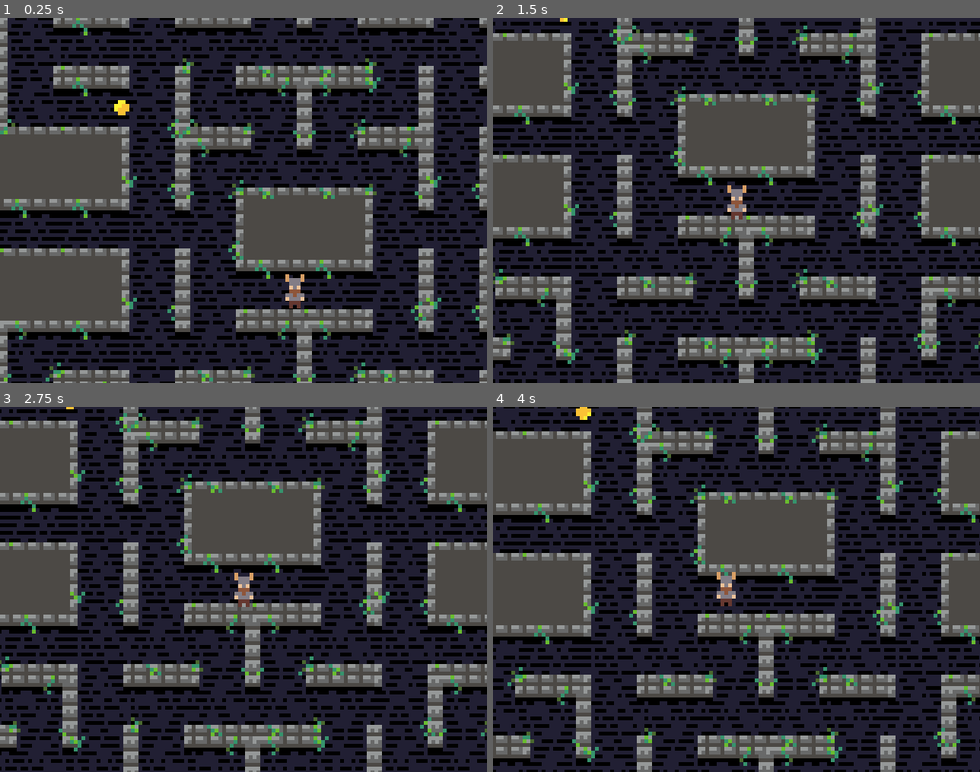
Above: before the commit, frames 1-4 (two rows, left to right).
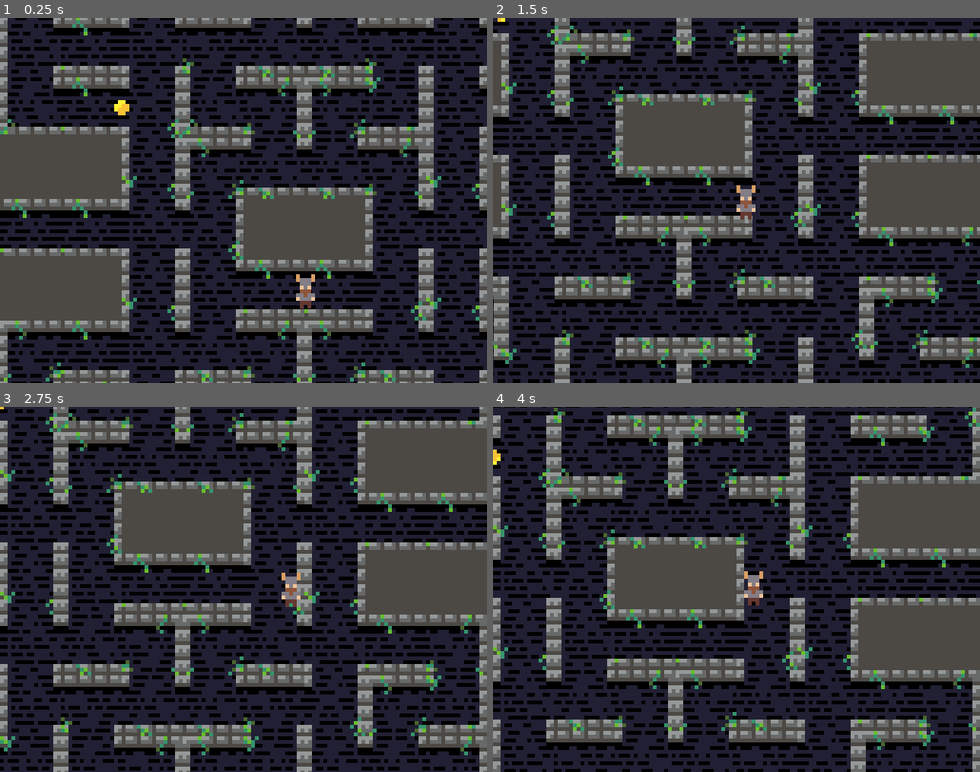
Above: after the commit, the same moments.

Repository: mattdibi/pac-viking
Game: Godot game, scene res://Main.tscn
Same seed, same stepped clock (60 frames per second), same inputs: the game is played once before the commit and once after it.
Inputs:
- Up to frame 1 (0.25 s): no input
- Up to frame 2 (1.5 s): hold Right (ui_right) 0.53-1.28 s; hold Down (ui_down) from 1.28 s (still down)
- Up to frame 3 (2.75 s): release Down (ui_down) at 2.03 s; hold Right (ui_right) from 2.03 s (still down)
- Up to frame 4 (4 s): release Right (ui_right) at 2.78 s; hold Up (ui_up) 2.78-3.53 s; hold Left (ui_left) from 3.53 s (still down)

The runs differ from the first frame. In frame 1, 0.4% of the frame differs, in the area x 58-65%, y 70-80%; in frame 2, 49%; in frame 3, 56%; in frame 4, 71%, in the area x 0-100%, y 0-100%.

Commit message:
Fixed tilemap collisions

Diff:
--- a/TileMap.tscn
+++ b/TileMap.tscn
@@ -6,42 +6,114 @@
 points = PoolVector2Array( 2, 16, 0, 16, 0, 0, 2, 0 )
 
 [sub_resource type="ConvexPolygonShape2D" id=2]
-points = PoolVector2Array( 16, 3, 2, 3, 2, 0, 16, 0 )
+points = PoolVector2Array( 16, 16, 14, 16, 14, 13, 16, 13 )
 
 [sub_resource type="ConvexPolygonShape2D" id=3]
-points = PoolVector2Array( 16, 3, 0, 3, 0, 0, 16, 0 )
+points = PoolVector2Array( 0, 0, 16, 0, 16, 2, 0, 2 )
 
 [sub_resource type="ConvexPolygonShape2D" id=4]
-points = PoolVector2Array( 0, 3, 3, 3, 3, 16, 0, 16 )
+points = PoolVector2Array( 16, 2, 0, 2, 0, 0, 16, 0 )
 
 [sub_resource type="ConvexPolygonShape2D" id=5]
-points = PoolVector2Array( 16, 16, 13, 16, 13, 13, 16, 13 )
+points = PoolVector2Array( 16, 16, 0, 16, 0, 13, 16, 13 )
 
 [sub_resource type="ConvexPolygonShape2D" id=6]
-points = PoolVector2Array( 3, 3, 0, 3, 0, 0, 3, 0 )
+points = PoolVector2Array( 16, 16, 14, 16, 14, 0, 16, 0 )
 
 [sub_resource type="ConvexPolygonShape2D" id=7]
-points = PoolVector2Array( 3, 16, 0, 16, 0, 13, 3, 13 )
+points = PoolVector2Array( 14, 16, 0, 16, 0, 13, 14, 13 )
 
 [sub_resource type="ConvexPolygonShape2D" id=8]
-points = PoolVector2Array( 16, 3, 13, 3, 13, 0, 16, 0 )
+points = PoolVector2Array( 2, 2, 0, 2, 0, 0, 2, 0 )
 
 [sub_resource type="ConvexPolygonShape2D" id=9]
-points = PoolVector2Array( 16, 16, 13, 16, 13, 13, 16, 13 )
+points = PoolVector2Array( 2, 16, 0, 16, 0, 0, 2, 0 )
 
 [sub_resource type="ConvexPolygonShape2D" id=10]
-points = PoolVector2Array( 16, 3, 0, 3, 0, 0, 16, 0 )
+points = PoolVector2Array( 16, 2, 14, 2, 14, 0, 16, 0 )
 
 [sub_resource type="ConvexPolygonShape2D" id=11]
-points = PoolVector2Array( 3, 16, 0, 16, 0, 13, 3, 13 )
+points = PoolVector2Array( 16, 16, 14, 16, 14, 13, 16, 13 )
+
+[sub_resource type="ConvexPolygonShape2D" id=24]
+points = PoolVector2Array( 2, 2, 0, 2, 0, 0, 2, 0 )
+
+[sub_resource type="ConvexPolygonShape2D" id=25]
+points = PoolVector2Array( 2, 16, 0, 16, 0, 13, 2, 13 )
+
+[sub_resource type="ConvexPolygonShape2D" id=26]
+points = PoolVector2Array( 16, 16, 14, 16, 14, 0, 16, 0 )
+
+[sub_resource type="ConvexPolygonShape2D" id=27]
+points = PoolVector2Array( 2, 2, 0, 2, 0, 0, 2, 0 )
+
+[sub_resource type="ConvexPolygonShape2D" id=28]
+points = PoolVector2Array( 16, 2, 14, 2, 14, 0, 16, 0 )
+
+[sub_resource type="ConvexPolygonShape2D" id=29]
+points = PoolVector2Array( 2, 16, 0, 16, 0, 13, 2, 13 )
+
+[sub_resource type="ConvexPolygonShape2D" id=30]
+points = PoolVector2Array( 16, 16, 14, 16, 14, 13, 16, 13 )
 
 [sub_resource type="ConvexPolygonShape2D" id=12]
-points = PoolVector2Array( 16, 16, 13, 16, 13, 13, 16, 13 )
+points = PoolVector2Array( 16, 2, 0, 2, 0, 0, 16, 0 )
 
 [sub_resource type="ConvexPolygonShape2D" id=13]
+points = PoolVector2Array( 16, 16, 0, 16, 0, 13, 16, 13 )
+
+[sub_resource type="ConvexPolygonShape2D" id=14]
+points = PoolVector2Array( 16, 2, 0, 2, 0, 0, 16, 0 )
+
+[sub_resource type="ConvexPolygonShape2D" id=15]
+points = PoolVector2Array( 2, 16, 0, 16, 0, 13, 2, 13 )
+
+[sub_resource type="ConvexPolygonShape2D" id=16]
+points = PoolVector2Array( 16, 16, 14, 16, 14, 2, 16, 2 )
+
+[sub_resource type="ConvexPolygonShape2D" id=17]
+points = PoolVector2Array( 2, 16, 0, 16, 0, 0, 2, 0 )
+
+[sub_resource type="ConvexPolygonShape2D" id=18]
+points = PoolVector2Array( 16, 16, 14, 16, 14, 0, 16, 0 )
+
+[sub_resource type="ConvexPolygonShape2D" id=19]
 points = PoolVector2Array( 16, 16, 0, 16, 0, 0, 16, 0 )
 
-[sub_resource type="TileSet" id=14]
+[sub_resource type="ConvexPolygonShape2D" id=31]
+points = PoolVector2Array( 2, 16, 0, 16, 0, 0, 2, 0 )
+
+[sub_resource type="ConvexPolygonShape2D" id=32]
+points = PoolVector2Array( 16, 16, 14, 16, 14, 0, 16, 0 )
+
+[sub_resource type="ConvexPolygonShape2D" id=33]
+points = PoolVector2Array( 2, 2, 0, 2, 0, 0, 2, 0 )
+
+[sub_resource type="ConvexPolygonShape2D" id=34]
+points = PoolVector2Array( 16, 2, 14, 2, 14, 0, 16, 0 )
+
+[sub_resource type="ConvexPolygonShape2D" id=35]
+points = PoolVector2Array( 16, 16, 0, 16, 0, 13, 16, 13 )
+
+[sub_resource type="ConvexPolygonShape2D" id=36]
+points = PoolVector2Array( 16, 2, 0, 2, 0, 0, 16, 0 )
+
+[sub_resource type="ConvexPolygonShape2D" id=37]
+points = PoolVector2Array( 2, 16, 0, 16, 0, 13, 2, 13 )
+
+[sub_resource type="ConvexPolygonShape2D" id=38]
+points = PoolVector2Array( 16, 16, 14, 16, 14, 13, 16, 13 )
+
+[sub_resource type="ConvexPolygonShape2D" id=20]
+points = PoolVector2Array( 2, 16, 0, 16, 0, 0, 2, 0 )
+
+[sub_resource type="ConvexPolygonShape2D" id=21]
+points = PoolVector2Array( 16, 16, 2, 16, 2, 13, 16, 13 )
+
+[sub_resource type="ConvexPolygonShape2D" id=22]
+points = PoolVector2Array( 16, 2, 14, 2, 14, 0, 16, 0 )
+
+[sub_resource type="TileSet" id=23]
 1/name = "VikingTileset.png 1"
 1/texture = ExtResource( 1 )
 1/tex_offset = Vector2( 0, 0 )
@@ -67,6 +139,12 @@
 "one_way_margin": 1.0,
 "shape": SubResource( 2 ),
 "shape_transform": Transform2D( 1, 0, 0, 1, 0, 0 )
+}, {
+"autotile_coord": Vector2( 0, 0 ),
+"one_way": false,
+"one_way_margin": 1.0,
+"shape": SubResource( 3 ),
+"shape_transform": Transform2D( 1, 0, 0, 1, 0, 0 )
 } ]
 1/z_index = 0
 2/name = "VikingTileset.png 2"
@@ -79,26 +157,20 @@
 2/navigation_offset = Vector2( 0, 0 )
 2/shape_offset = Vector2( 0, 0 )
 2/shape_transform = Transform2D( 1, 0, 0, 1, 0, 0 )
-2/shape = SubResource( 3 )
+2/shape = SubResource( 12 )
 2/shape_one_way = false
 2/shape_one_way_margin = 1.0
 2/shapes = [ {
 "autotile_coord": Vector2( 0, 0 ),
 "one_way": false,
 "one_way_margin": 1.0,
-"shape": SubResource( 3 ),
-"shape_transform": Transform2D( 1, 0, 0, 1, 0, 0 )
-}, {
-"autotile_coord": Vector2( 0, 0 ),
-"one_way": false,
-"one_way_margin": 1.0,
-"shape": SubResource( 4 ),
-"shape_transform": Transform2D( 1, 0, 0, 1, 0, 0 )
-}, {
-"autotile_coord": Vector2( 0, 0 ),
-"one_way": false,
-"one_way_margin": 1.0,
-"shape": SubResource( 5 ),
+"shape": SubResource( 12 ),
+"shape_transform": Transform2D( 1, 0, 0, 1, 0, 0 )
+}, {
+"autotile_coord": Vector2( 0, 0 ),
+"one_way": false,
+"one_way_margin": 1.0,
+"shape": SubResource( 13 ),
 "shape_transform": Transform2D( 1, 0, 0, 1, 0, 0 )
 } ]
 2/z_index = 0
@@ -112,32 +184,26 @@
 3/navigation_offset = Vector2( 0, 0 )
 3/shape_offset = Vector2( 0, 0 )
 3/shape_transform = Transform2D( 1, 0, 0, 1, 0, 0 )
-3/shape = SubResource( 6 )
+3/shape = SubResource( 14 )
 3/shape_one_way = false
 3/shape_one_way_margin = 1.0
 3/shapes = [ {
 "autotile_coord": Vector2( 0, 0 ),
 "one_way": false,
 "one_way_margin": 1.0,
-"shape": SubResource( 6 ),
-"shape_transform": Transform2D( 1, 0, 0, 1, 0, 0 )
-}, {
-"autotile_coord": Vector2( 0, 0 ),
-"one_way": false,
-"one_way_margin": 1.0,
-"shape": SubResource( 7 ),
-"shape_transform": Transform2D( 1, 0, 0, 1, 0, 0 )
-}, {
-"autotile_coord": Vector2( 0, 0 ),
-"one_way": false,
-"one_way_margin": 1.0,
-"shape": SubResource( 8 ),
-"shape_transform": Transform2D( 1, 0, 0, 1, 0, 0 )
-}, {
-"autotile_coord": Vector2( 0, 0 ),
-"one_way": false,
-"one_way_margin": 1.0,
-"shape": SubResource( 9 ),
+"shape": SubResource( 14 ),
+"shape_transform": Transform2D( 1, 0, 0, 1, 0, 0 )
+}, {
+"autotile_coord": Vector2( 0, 0 ),
+"one_way": false,
+"one_way_margin": 1.0,
+"shape": SubResource( 15 ),
+"shape_transform": Transform2D( 1, 0, 0, 1, 0, 0 )
+}, {
+"autotile_coord": Vector2( 0, 0 ),
+"one_way": false,
+"one_way_margin": 1.0,
+"shape": SubResource( 16 ),
 "shape_transform": Transform2D( 1, 0, 0, 1, 0, 0 )
 } ]
 3/z_index = 0
@@ -151,26 +217,20 @@
 4/navigation_offset = Vector2( 0, 0 )
 4/shape_offset = Vector2( 0, 0 )
 4/shape_transform = Transform2D( 1, 0, 0, 1, 0, 0 )
-4/shape = SubResource( 10 )
+4/shape = SubResource( 17 )
 4/shape_one_way = false
 4/shape_one_way_margin = 1.0
 4/shapes = [ {
 "autotile_coord": Vector2( 0, 0 ),
 "one_way": false,
 "one_way_margin": 1.0,
-"shape": SubResource( 10 ),
-"shape_transform": Transform2D( 1, 0, 0, 1, 0, 0 )
-}, {
-"autotile_coord": Vector2( 0, 0 ),
-"one_way": false,
-"one_way_margin": 1.0,
-"shape": SubResource( 11 ),
-"shape_transform": Transform2D( 1, 0, 0, 1, 0, 0 )
-}, {
-"autotile_coord": Vector2( 0, 0 ),
-"one_way": false,
-"one_way_margin": 1.0,
-"shape": SubResource( 12 ),
+"shape": SubResource( 17 ),
+"shape_transform": Transform2D( 1, 0, 0, 1, 0, 0 )
+}, {
+"autotile_coord": Vector2( 0, 0 ),
+"one_way": false,
+"one_way_margin": 1.0,
+"shape": SubResource( 18 ),
 "shape_transform": Transform2D( 1, 0, 0, 1, 0, 0 )
 } ]
 4/z_index = 0
@@ -205,9 +265,22 @@
 6/navigation_offset = Vector2( 0, 0 )
 6/shape_offset = Vector2( 0, 0 )
 6/shape_transform = Transform2D( 1, 0, 0, 1, 0, 0 )
+6/shape = SubResource( 31 )
 6/shape_one_way = false
-6/shape_one_way_margin = 0.0
-6/shapes = [  ]
+6/shape_one_way_margin = 1.0
+6/shapes = [ {
+"autotile_coord": Vector2( 0, 0 ),
+"one_way": false,
+"one_way_margin": 1.0,
+"shape": SubResource( 31 ),
+"shape_transform": Transform2D( 1, 0, 0, 1, 0, 0 )
+}, {
+"autotile_coord": Vector2( 0, 0 ),
+"one_way": false,
+"one_way_margin": 1.0,
+"shape": SubResource( 32 ),
+"shape_transform": Transform2D( 1, 0, 0, 1, 0, 0 )
+} ]
 6/z_index = 0
 7/name = "VikingTileset.png 7"
 7/texture = ExtResource( 1 )
@@ -219,9 +292,28 @@
 7/navigation_offset = Vector2( 0, 0 )
 7/shape_offset = Vector2( 0, 0 )
 7/shape_transform = Transform2D( 1, 0, 0, 1, 0, 0 )
+7/shape = SubResource( 33 )
 7/shape_one_way = false
-7/shape_one_way_margin = 0.0
-7/shapes = [  ]
+7/shape_one_way_margin = 1.0
+7/shapes = [ {
+"autotile_coord": Vector2( 0, 0 ),
+"one_way": false,
+"one_way_margin": 1.0,
+"shape": SubResource( 33 ),
+"shape_transform": Transform2D( 1, 0, 0, 1, 0, 0 )
+}, {
+"autotile_coord": Vector2( 0, 0 ),
+"one_way": false,
+"one_way_margin": 1.0,
+"shape": SubResource( 34 ),
+"shape_transform": Transform2D( 1, 0, 0, 1, 0, 0 )
+}, {
+"autotile_coord": Vector2( 0, 0 ),
+"one_way": false,
+"one_way_margin": 1.0,
+"shape": SubResource( 35 ),
+"shape_transform": Transform2D( 1, 0, 0, 1, 0, 0 )
+} ]
 7/z_index = 0
 8/name = "VikingTileset.png 8"
 8/texture = ExtResource( 1 )
@@ -233,9 +325,28 @@
 8/navigation_offset = Vector2( 0, 0 )
 8/shape_offset = Vector2( 0, 0 )
 8/shape_transform = Transform2D( 1, 0, 0, 1, 0, 0 )
+8/shape = SubResource( 36 )
 8/shape_one_way = false
-8/shape_one_way_margin = 0.0
-8/shapes = [  ]
+8/shape_one_way_margin = 1.0
+8/shapes = [ {
+"autotile_coord": Vector2( 0, 0 ),
+"one_way": false,
+"one_way_margin": 1.0,
+"shape": SubResource( 36 ),
+"shape_transform": Transform2D( 1, 0, 0, 1, 0, 0 )
+}, {
+"autotile_coord": Vector2( 0, 0 ),
+"one_way": false,
+"one_way_margin": 1.0,
+"shape": SubResource( 37 ),
+"shape_transform": Transform2D( 1, 0, 0, 1, 0, 0 )
+}, {
+"autotile_coord": Vector2( 0, 0 ),
+"one_way": false,
+"one_way_margin": 1.0,
+"shape": SubResource( 38 ),
+"shape_transform": Transform2D( 1, 0, 0, 1, 0, 0 )
+} ]
 8/z_index = 0
 9/name = "VikingTileset.png 9"
 9/texture = ExtResource( 1 )
@@ -247,9 +358,28 @@
 9/navigation_offset = Vector2( 0, 0 )
 9/shape_offset = Vector2( 0, 0 )
 9/shape_transform = Transform2D( 1, 0, 0, 1, 0, 0 )
+9/shape = SubResource( 20 )
 9/shape_one_way = false
-9/shape_one_way_margin = 0.0
-9/shapes = [  ]
+9/shape_one_way_margin = 1.0
+9/shapes = [ {
+"autotile_coord": Vector2( 0, 0 ),
+"one_way": false,
+"one_way_margin": 1.0,
+"shape": SubResource( 20 ),
+"shape_transform": Transform2D( 1, 0, 0, 1, 0, 0 )
+}, {
+"autotile_coord": Vector2( 0, 0 ),
+"one_way": false,
+"one_way_margin": 1.0,
+"shape": SubResource( 21 ),
+"shape_transform": Transform2D( 1, 0, 0, 1, 0, 0 )
+}, {
+"autotile_coord": Vector2( 0, 0 ),
+"one_way": false,
+"one_way_margin": 1.0,
+"shape": SubResource( 22 ),
+"shape_transform": Transform2D( 1, 0, 0, 1, 0, 0 )
+} ]
 9/z_index = 0
 10/name = "VikingTileset.png 10"
 10/texture = ExtResource( 1 )
@@ -261,9 +391,22 @@
 10/navigation_offset = Vector2( 0, 0 )
 10/shape_offset = Vector2( 0, 0 )
 10/shape_transform = Transform2D( 1, 0, 0, 1, 0, 0 )
+10/shape = SubResource( 4 )
 10/shape_one_way = false
-10/shape_one_way_margin = 0.0
-10/shapes = [  ]
+10/shape_one_way_margin = 1.0
+10/shapes = [ {
+"autotile_coord": Vector2( 0, 0 ),
+"one_way": false,
+"one_way_margin": 1.0,
+"shape": SubResource( 4 ),
+"shape_transform": Transform2D( 1, 0, 0, 1, 0, 0 )
+}, {
+"autotile_coord": Vector2( 0, 0 ),
+"one_way": false,
+"one_way_margin": 1.0,
+"shape": SubResource( 5 ),
+"shape_transform": Transform2D( 1, 0, 0, 1, 0, 0 )
+} ]
 10/z_index = 0
 11/name = "VikingTileset.png 11"
 11/texture = ExtResource( 1 )
@@ -275,9 +418,28 @@
 11/navigation_offset = Vector2( 0, 0 )
 11/shape_offset = Vector2( 0, 0 )
 11/shape_transform = Transform2D( 1, 0, 0, 1, 0, 0 )
+11/shape = SubResource( 6 )
 11/shape_one_way = false
-11/shape_one_way_margin = 0.0
-11/shapes = [  ]
+11/shape_one_way_margin = 1.0
+11/shapes = [ {
+"autotile_coord": Vector2( 0, 0 ),
+"one_way": false,
+"one_way_margin": 1.0,
+"shape": SubResource( 6 ),
+"shape_transform": Transform2D( 1, 0, 0, 1, 0, 0 )
+}, {
+"autotile_coord": Vector2( 0, 0 ),
+"one_way": false,
+"one_way_margin": 1.0,
+"shape": SubResource( 7 ),
+"shape_transform": Transform2D( 1, 0, 0, 1, 0, 0 )
+}, {
+"autotile_coord": Vector2( 0, 0 ),
+"one_way": false,
+"one_way_margin": 1.0,
+"shape": SubResource( 8 ),
+"shape_transform": Transform2D( 1, 0, 0, 1, 0, 0 )
+} ]
 11/z_index = 0
 12/name = "VikingTileset.png 12"
 12/texture = ExtResource( 1 )
@@ -289,9 +451,28 @@
 12/navigation_offset = Vector2( 0, 0 )
 12/shape_offset = Vector2( 0, 0 )
 12/shape_transform = Transform2D( 1, 0, 0, 1, 0, 0 )
+12/shape = SubResource( 9 )
 12/shape_one_way = false
-12/shape_one_way_margin = 0.0
-12/shapes = [  ]
+12/shape_one_way_margin = 1.0
+12/shapes = [ {
+"autotile_coord": Vector2( 0, 0 ),
+"one_way": false,
+"one_way_margin": 1.0,
+"shape": SubResource( 9 ),
+"shape_transform": Transform2D( 1, 0, 0, 1, 0, 0 )
+}, {
+"autotile_coord": Vector2( 0, 0 ),
+"one_way": false,
+"one_way_margin": 1.0,
+"shape": SubResource( 10 ),
+"shape_transform": Transform2D( 1, 0, 0, 1, 0, 0 )
+}, {
+"autotile_coord": Vector2( 0, 0 ),
+"one_way": false,
+"one_way_margin": 1.0,
+"shape": SubResource( 11 ),
+"shape_transform": Transform2D( 1, 0, 0, 1, 0, 0 )
+} ]
 12/z_index = 0
 13/name = "VikingTileset.png 13"
 13/texture = ExtResource( 1 )
@@ -303,9 +484,28 @@
 13/navigation_offset = Vector2( 0, 0 )
 13/shape_offset = Vector2( 0, 0 )
 13/shape_transform = Transform2D( 1, 0, 0, 1, 0, 0 )
+13/shape = SubResource( 24 )
 13/shape_one_way = false
-13/shape_one_way_margin = 0.0
-13/shapes = [  ]
+13/shape_one_way_margin = 1.0
+13/shapes = [ {
+"autotile_coord": Vector2( 0, 0 ),
+"one_way": false,
+"one_way_margin": 1.0,
+"shape": SubResource( 24 ),
+"shape_transform": Transform2D( 1, 0, 0, 1, 0, 0 )
+}, {
+"autotile_coord": Vector2( 0, 0 ),
+"one_way": false,
+"one_way_margin": 1.0,
+"shape": SubResource( 25 ),
+"shape_transform": Transform2D( 1, 0, 0, 1, 0, 0 )
+}, {
+"autotile_coord": Vector2( 0, 0 ),
+"one_way": false,
+"one_way_margin": 1.0,
+"shape": SubResource( 26 ),
+"shape_transform": Transform2D( 1, 0, 0, 1, 0, 0 )
+} ]
 13/z_index = 0
 14/name = "VikingTileset.png 14"
 14/texture = ExtResource( 1 )
@@ -317,14 +517,40 @@
 14/navigation_offset = Vector2( 0, 0 )
 14/shape_offset = Vector2( 0, 0 )
 14/shape_transform = Transform2D( 1, 0, 0, 1, 0, 0 )
+14/shape = SubResource( 27 )
 14/shape_one_way = false
-14/shape_one_way_margin = 0.0
-14/shapes = [  ]
+14/shape_one_way_margin = 1.0
+14/shapes = [ {
+"autotile_coord": Vector2( 0, 0 ),
+"one_way": false,
+"one_way_margin": 1.0,
+"shape": SubResource( 27 ),
+"shape_transform": Transform2D( 1, 0, 0, 1, 0, 0 )
+}, {
+"autotile_coord": Vector2( 0, 0 ),
+"one_way": false,
+"one_way_margin": 1.0,
+"shape": SubResource( 28 ),
+"shape_transform": Transform2D( 1, 0, 0, 1, 0, 0 )
+}, {
+"autotile_coord": Vector2( 0, 0 ),
+"one_way": false,
+"one_way_margin": 1.0,
+"shape": SubResource( 29 ),
+"shape_transform": Transform2D( 1, 0, 0, 1, 0, 0 )
+}, {
+"autotile_coord": Vector2( 0, 0 ),
+"one_way": false,
+"one_way_margin": 1.0,
+"shape": SubResource( 30 ),
+"shape_transform": Transform2D( 1, 0, 0, 1, 0, 0 )
+} ]
 14/z_index = 0
 
 [node name="TileMap" type="TileMap"]
 scale = Vector2( 10, 10 )
-tile_set = SubResource( 14 )
+tile_set = SubResource( 23 )
 cell_size = Vector2( 16, 16 )
+show_collision = true
 format = 1
 tile_data = PoolIntArray( 0, 1, 0, 1, 2, 0, 2, 8, 0, 3, 2, 0, 4, 3, 0, 5, 1, 0, 6, 2, 0, 7, 8, 0, 8, 2, 0, 9, 3, 0, 655 …(1359 unchanged characters)…
Not shown: 2 places in TileMap.tscn that only renumber resources
